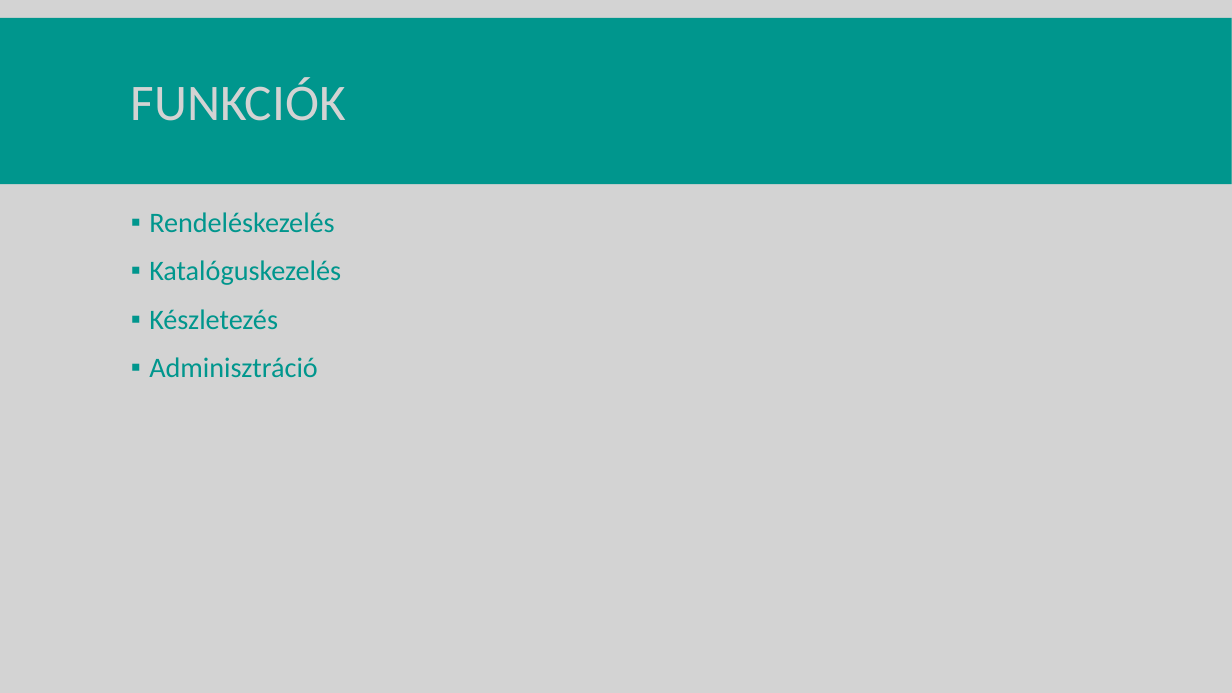
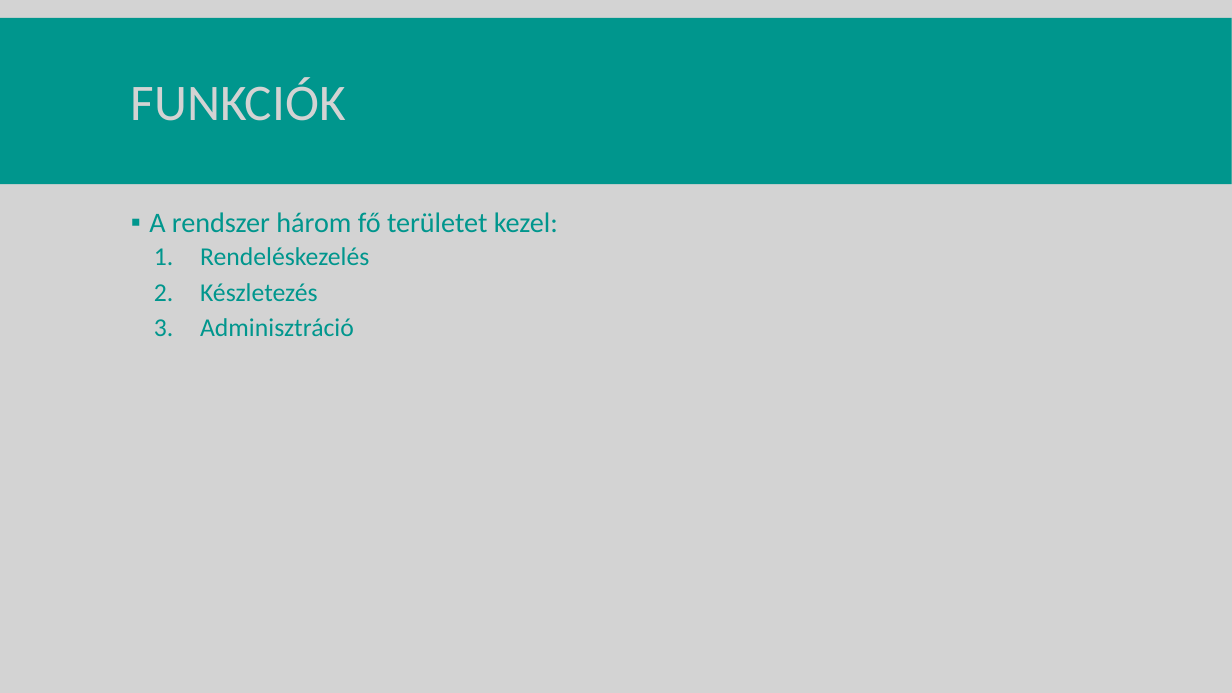
Before and after one commit to Decse1/13_S1_7_vizsgaremek, a slide deck: slide 4 of szerkesztendo_dokumentumok/prezentacio_REKA.pptx (slide 3 before the commit). Drawn at 1232x693 pixels with LibreOffice and Linux fonts; fonts in the diff are those of the drawing. Boxes give left, top, right and bottom in pixels: in the first picture for what was removed or moved away, otherwise in the second. Text is boxed around its words. In the diff, an @@ line names an element or a change of style, - is before the commit and + after.

```diff
--- a/szerkesztendo_dokumentumok/prezentacio_REKA.pptx
+++ b/szerkesztendo_dokumentumok/prezentacio_REKA.pptx
@@ text at bbox=[149, 212, 558, 232]: paragraph added @@
+▪ A rendszer három fő területet kezel:
@@ text at bbox=[149, 260, 341, 285]: paragraph removed @@
-▪ Katalóguskezelés
@@ text at bbox=[200, 247, 369, 336]: size 22 to 20 pt in "Rendeléskezelés", "Készletezés", "Adminisztráció"; bullet ▪ to 1.; list level 1 to 2 in "Rendeléskezelés"; list level 1 to 2 in "Készletezés"; list level 1 to 2 in "Adminisztráció" @@
```
Also in this commit, not shown: 2 other slides changed, 7 slides added, 3 slides removed.
